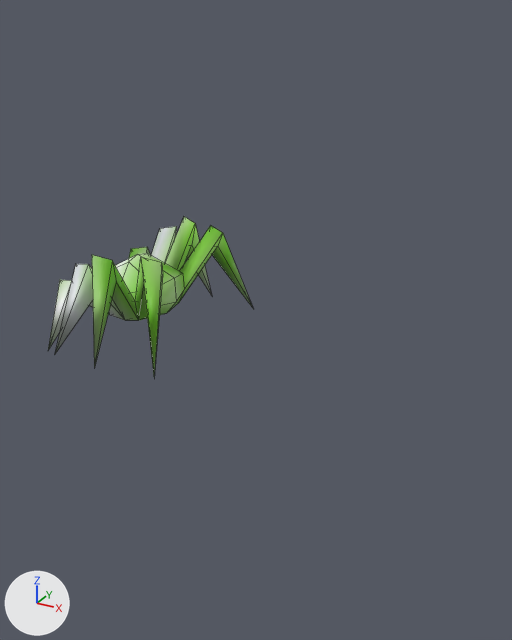
What one commit did to the Blender file assets/models/spider.blend.
Both versions are drawn from a camera (50 mm lens) standing at (0.804, -1.006, 0.566) and looking at (0.165, 0.156, -0.015). The axes (+X, +Y, +Z) are drawn at lower left. The lights are the same throughout. Mesh edges are drawn as thin lines.

Names of what the first picture shows: 'spider'.
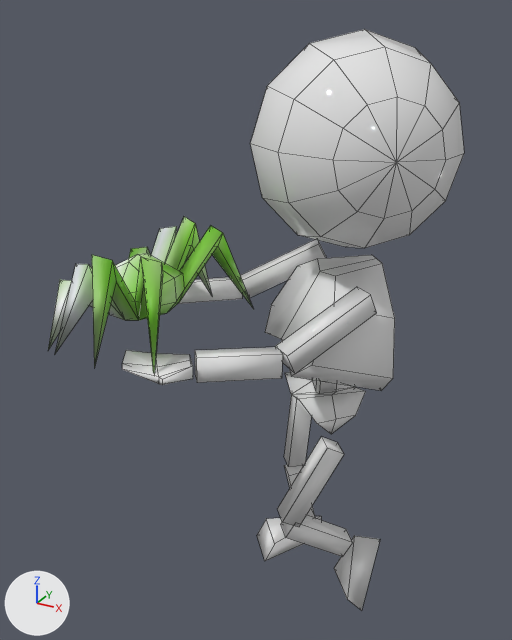
Location of each change, [x1, y1, x2, y2] in pixels of the pictures (512 x 640 px):
'@grab_transform', added: after [122, 29, 464, 611]

The change, as a diff of the scene's bpy script:
```diff
--- a/assets/models/spider.blend.py
+++ b/assets/models/spider.blend.py
@@ mat_player_0 @@
+mat_player_0 = principled_material('Player_0')
+mat_player_0.base_color = (0.8, 0.8, 0.8)  # white #e7e7e7
+mat_player_0.roughness = 0.0
@@ me_playermodel_001 @@
+me_playermodel_001.from_pydata(...)  # 229 vertices, 217 faces; spans x -0.657..0.004, y -0.684..0.532, z -0.415..0.066
+me_playermodel_001.polygons.foreach_set('use_smooth', [True] * 217)
+me_playermodel_001.materials.append(mat_player_0)  # its picture is missing
@@ ob_grab_transform @@
+ob_grab_transform = bpy.data.objects.new('@grab_transform', me_playermodel_001)
+ob_grab_transform.location = (-0.136, 0.088, 0.0)
+ob_grab_transform.rotation_euler = (-1.571, -3.142, 0.71)  # degrees (-90, -180, 41)
```
